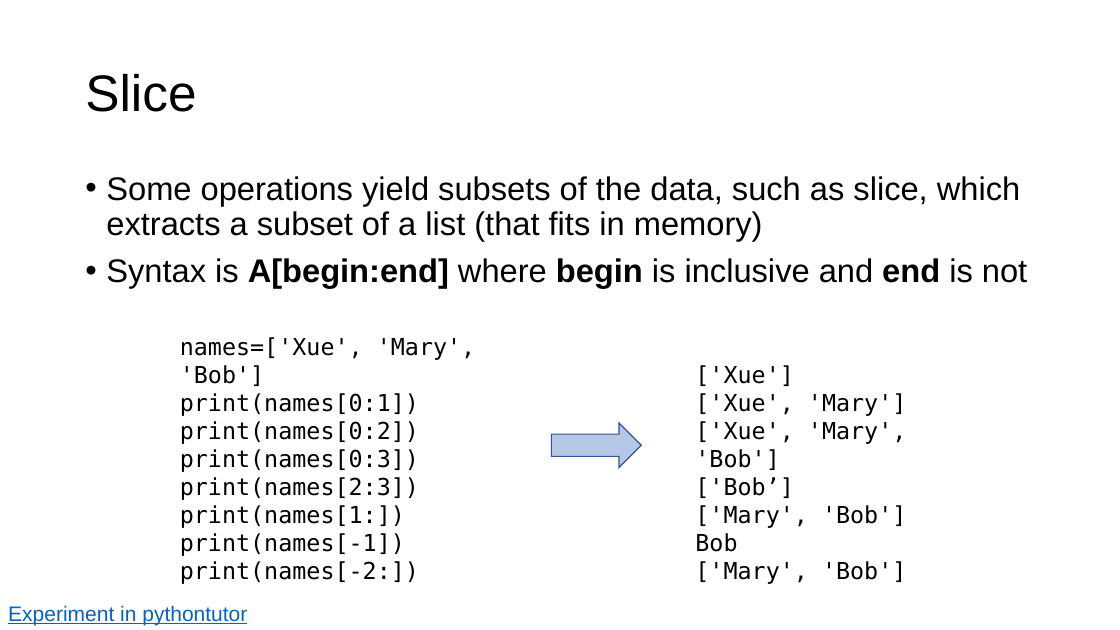
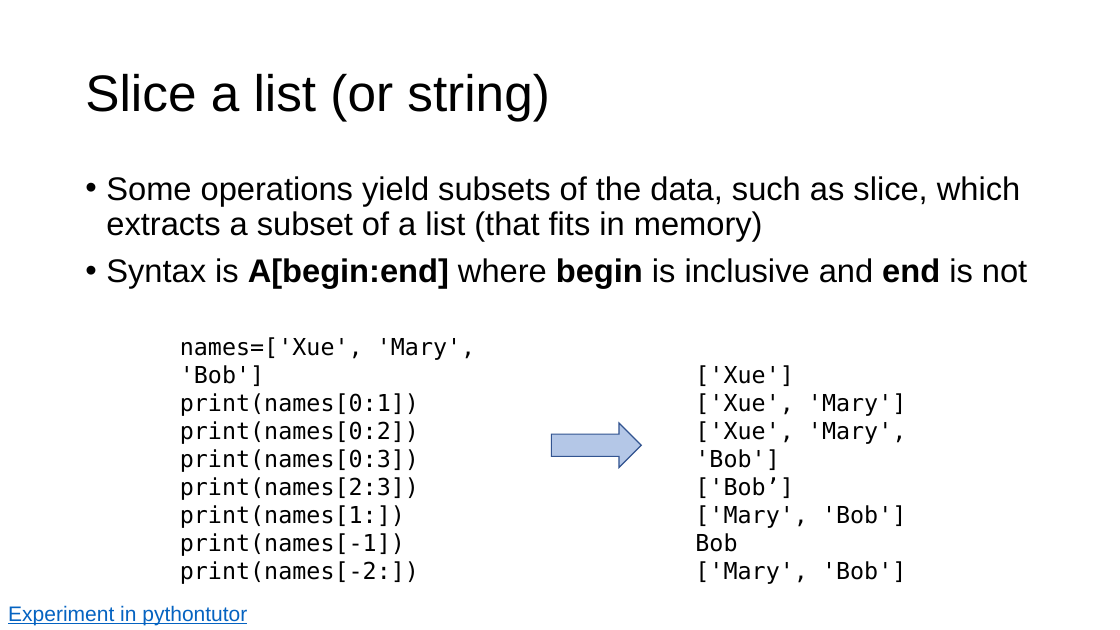
Before and after one commit to parrt/msds501, a slide deck: slide 13 of slides/programming-patterns.pptx (slide 12 before the commit). Drawn at 1120x630 pixels with LibreOffice and Linux fonts; fonts in the diff are those of the drawing; background and template pictures are left out. Boxes give left, top, right and bottom in pixels: in the first picture for what was removed or moved away, otherwise in the second. Text is boxed around its words. In the diff, an @@ line names an element or a change of style, - is before the commit and + after.

```diff
--- a/slides/programming-patterns.pptx
+++ b/slides/programming-patterns.pptx
@@ title at [85, 73, 550, 121]: text changed @@
-Slice
+Slice a list (or string)
```
Also in this commit, not shown: 3 other slides changed, 13 slides added, 3 other files.
